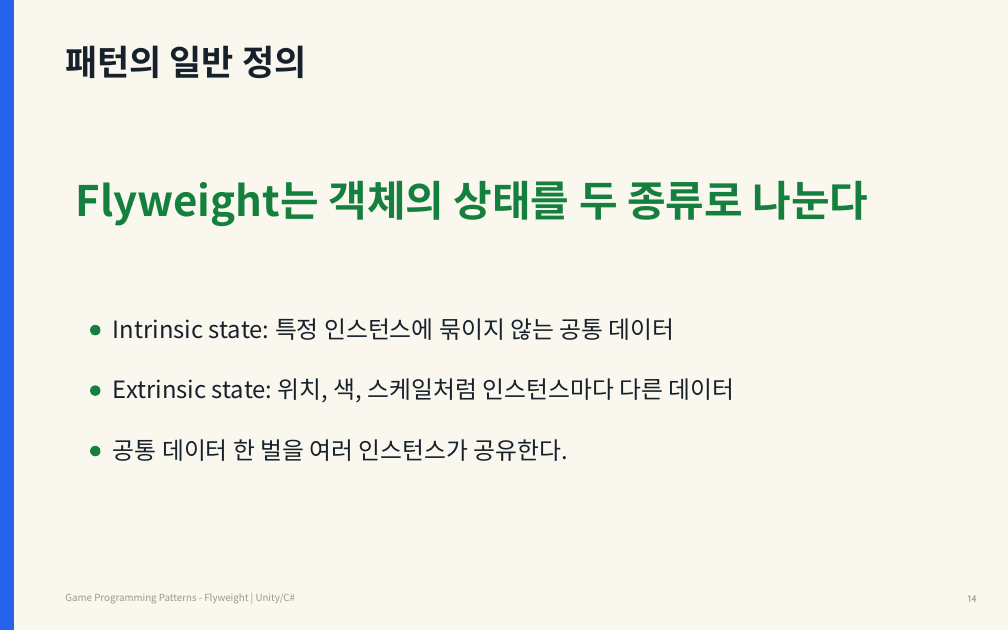
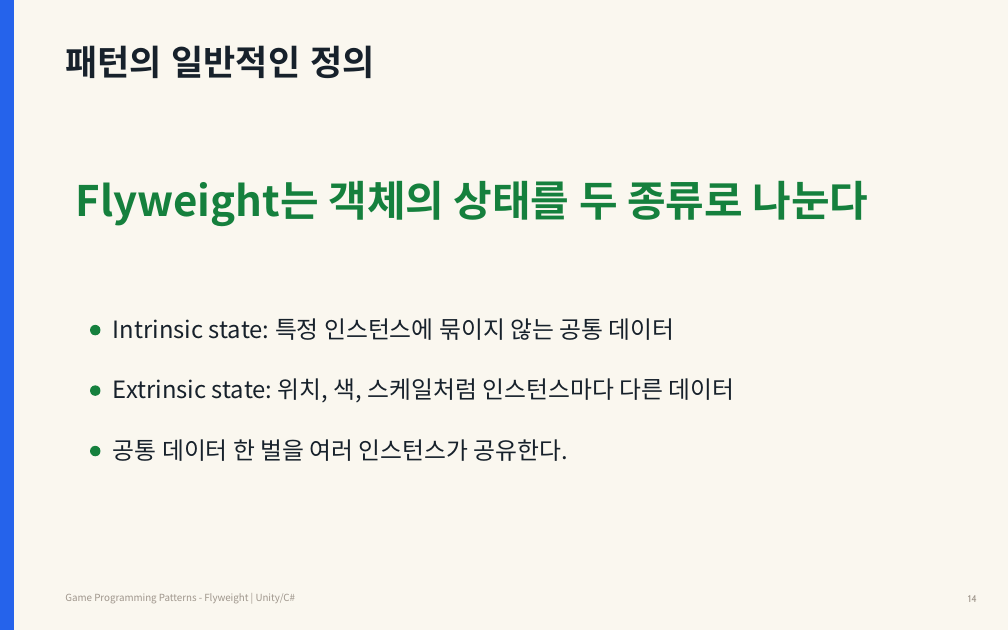
Before and after one commit to Meerkat-GMD/unity-programming-pattern, a slide deck: slide 14 of 03차시_Flyweight/강의자료/유니티 프로그래밍 패턴 3차시 - Flyweight.pptx. Drawn at 1008x630 pixels with LibreOffice and Linux fonts; fonts in the diff are those of the drawing. Boxes give left, top, right and bottom in pixels: in the first picture for what was removed or moved away, otherwise in the second. Text is boxed around its words. In the diff, an @@ line names an element or a change of style, - is before the commit and + after.

```diff
--- a/03차시_Flyweight/강의자료/유니티 프로그래밍 패턴 3차시 - Flyweight.pptx
+++ b/03차시_Flyweight/강의자료/유니티 프로그래밍 패턴 3차시 - Flyweight.pptx
@@ text at [65,45,374,78]: text changed @@
-패턴의 일반 정의
+패턴의 일반적인 정의
```
Also in this commit, not shown: 13 other slides changed.
